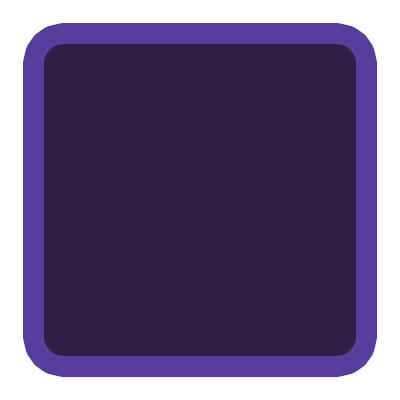
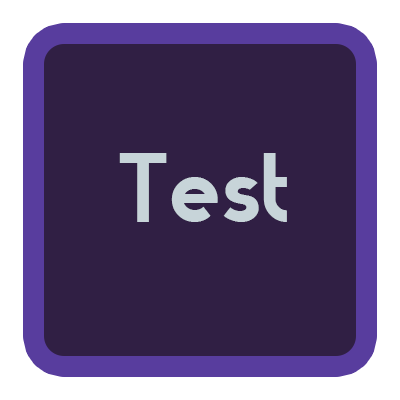
Comparing the layer stacks of the two 400px x 400px images. Changes:
added layer "Test" above "Rectangle 1" over bbox(119, 153, 287, 222)
